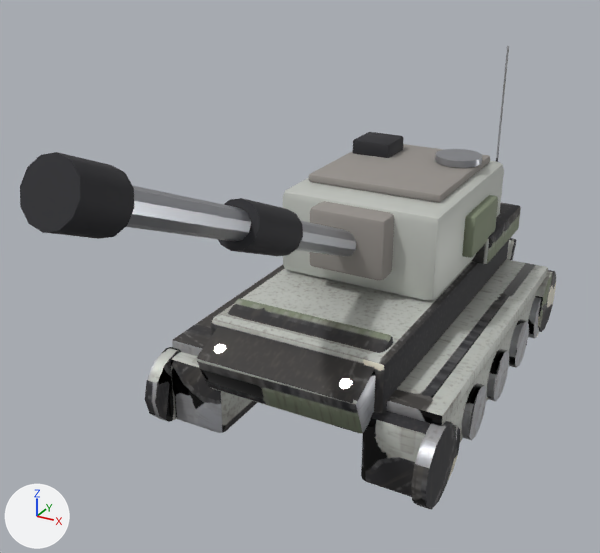
Two versions of the glTF model models/units/artillery.glb, one commit apart.
Rendered twice from a 50 mm lens placed at (3.56, -8.4, 5.25), pointed at (-0.23, -1.52, 1.81). The axes (+X, +Y, +Z) are drawn at lower left. The lights are the same throughout. The first picture is the older version. Where no turn or scale is listed for an object, it has been applied to the vertices. Vertices at exactly the same position are counted once.

Names of what the first picture shows: 'Barrel', 'Hull', 'Turret'.
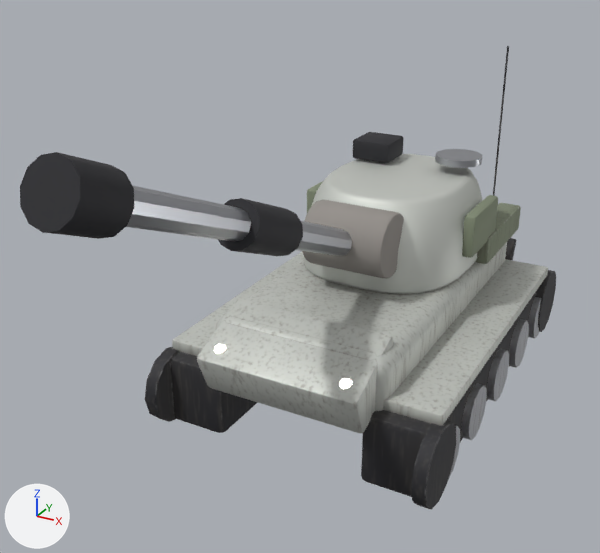
Diff of the bpy script that builds the scene:
```diff
--- a/models/units/artillery.glb.py
+++ b/models/units/artillery.glb.py
@@ me_cube @@
 # used by ob_hull; location = (-1.15, 0.0, 0.45)
-me_cube.from_pydata(...)  # 1068 vertices, 2024 faces; spans x -0.45..2.75, y -2.49..2.49, z -0.42..3.35
+me_cube.from_pydata(...)  # 1164 vertices, 2216 faces; spans x -0.45..2.75, y -2.49..2.49, z -0.42..3.35
+# me_cube part 1: the loose piece of 56 vertices spanning x 0.15..2.15, y -2.1..2.1, z 0.15..0.95 is rebuilt with 152 vertices and now spans x 0.15..2.15, y -2.1..2.1, z 0.15..0.95
+# me_cube part 2: 1865 kept faces spanning x -0.45..2.75, y -2.49..2.49, z -0.42..3.35 get new texture (UV) coordinates
 me_cube.materials.append(mat_dark_hull)
@@ me_cube_011 @@
 # used by ob_turret; location = (0.0, 0.5, 1.5)
-me_cube_011.from_pydata(...)  # 360 vertices, 692 faces; spans x -1.07..1.07, y -1.45..1.2, z -0.1..1.17
+me_cube_011.from_pydata(...)  # 616 vertices, 1208 faces; spans x -1.07..1.07, y -1.58..1.22, z -0.1..1.17
+# me_cube_011 part 3: the loose piece of 56 vertices spanning x -0.95..0.95, y -1.2..1.2, z -0.1..0.9 is rebuilt with 280 vertices and now spans x -0.98..0.98, y -1.22..1.22, z -0.1..0.9
+# me_cube_011 part 4: the loose piece of 56 vertices spanning x -0.45..0.45, y -1.45..-0.95, z 0.15..0.85 is rebuilt with 144 vertices and now spans x -0.47..0.47, y -1.58..-0.86, z 0.14..0.86
+# me_cube_011 part 5: the loose piece of 56 vertices spanning x -0.8..0.8, y -0.8..1.0, z 0.9..1.0 is deleted
 me_cube_011.materials.append(mat_teampaint)
```

Pixel boxes (x1, y1, x2, y2) of what changed, in the pictures (600 x 553 px):
'Turret', reshaped (11% narrower): before (283, 132, 504, 300); after (302, 132, 498, 294)
part 1 of me_cube, rebuilt: before (211, 240, 509, 413); after (215, 242, 507, 411)
part 2 of me_cube, surface changed: (147, 46, 556, 504) in both
part 3 of me_cube_011, rebuilt: before (283, 161, 504, 300); after (303, 154, 483, 294)
part 4 of me_cube_011, rebuilt (21% wider): before (310, 201, 394, 281); after (302, 199, 404, 279)
part 5 of me_cube_011, deleted: before (309, 144, 490, 203)
